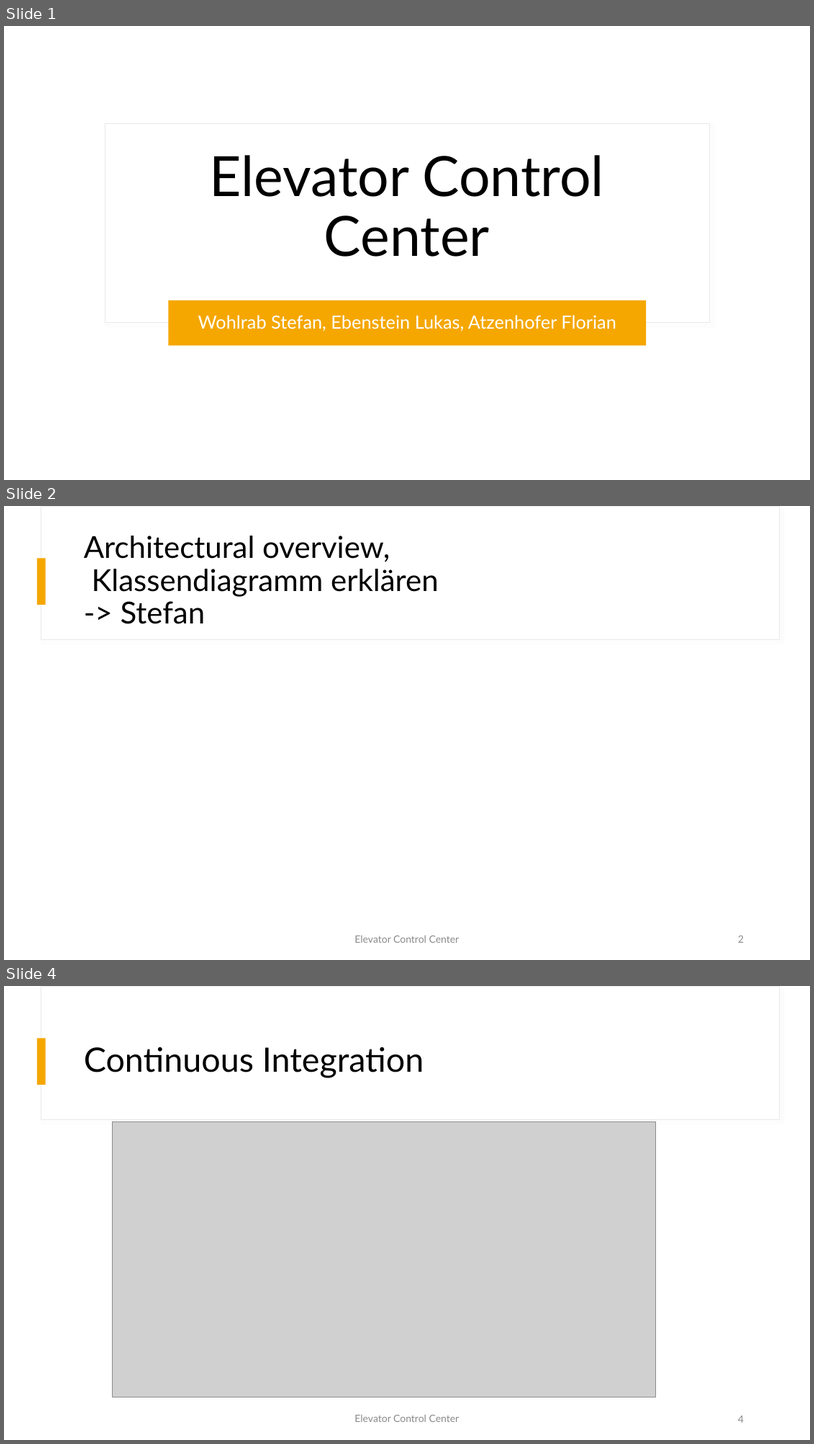
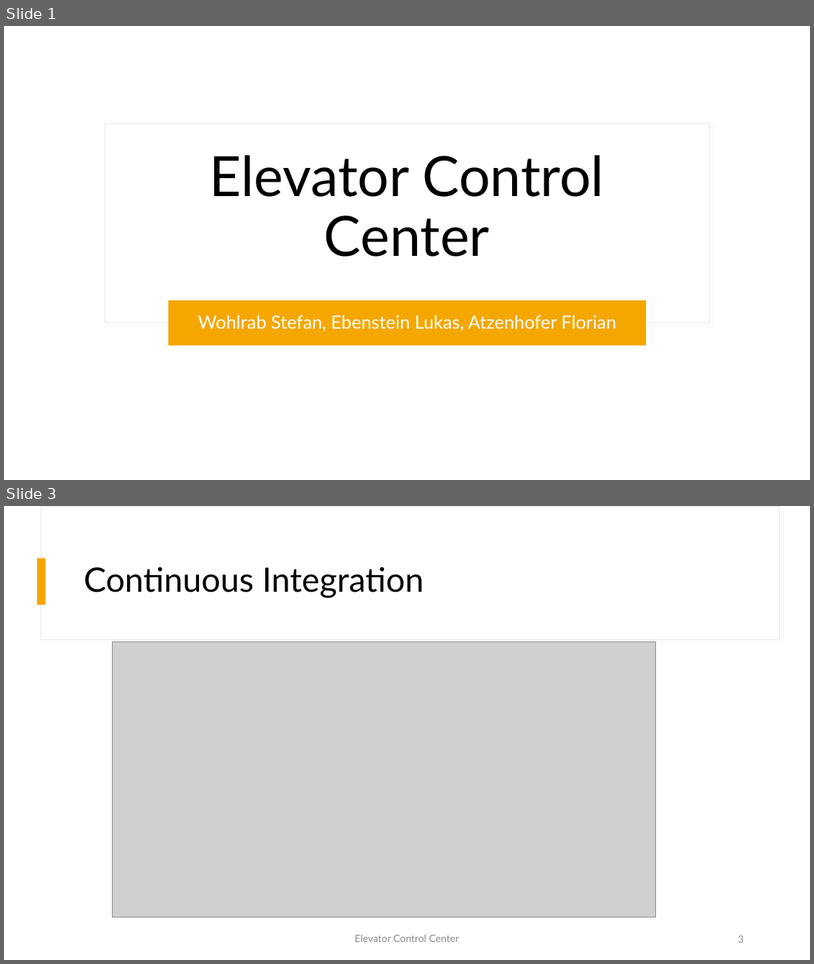
Before and after one commit to fhhagenberg-sqe-esd-ws20/elevator-control-center-team-c, a slide deck: doc/Presentation/Elevator_Control_Center.pptx. Shown one above the other, each under a label of ours: slides 1, 2 and 4 before the commit, slides 1 and 3 after it; the slides between them are not shown. The pictures are 814x1444 and 814x964 pixels, drawn with LibreOffice and Linux fonts; fonts in the diff are those of the drawing; grey boxes stand for pictures. Boxes give left, top, right and bottom in pixels: in the first picture for what was removed or moved away, otherwise in the second. Text is boxed around its words. In the diff, an @@ line names an element or a change of style, - is before the commit and + after.

```diff
--- a/doc/Presentation/Elevator_Control_Center.pptx
+++ b/doc/Presentation/Elevator_Control_Center.pptx
@@ slide 2 removed at (4,506,810,960), background #FFFFFF; not listed: 2 template elements that a slide beside it also shows @@
@@ title removed at (84,536,439,624) @@
-Architectural overview,
-Klassendiagramm erklären
--> Stefan
@@ text removed at (355,935,460,942) @@
-Elevator Control Center
@@ page number removed at (738,935,744,942) @@
-2
@@ what was slide 4 is now slide 3 @@
@@ page number at (738,935,744,942): text changed @@
-4
+3
```
Also in this commit, not shown: 8 slides changed, 1 other slide removed, 1 other file.
